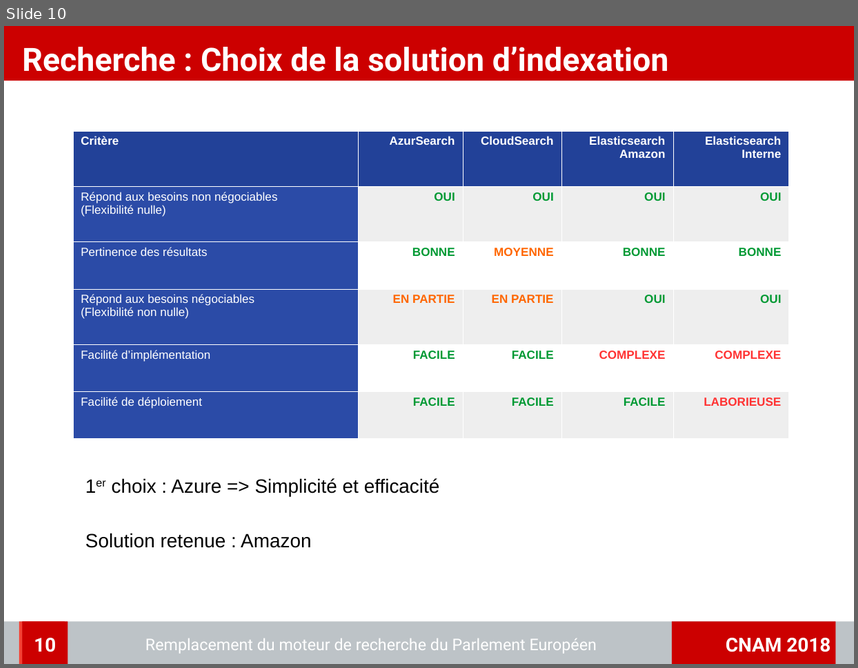
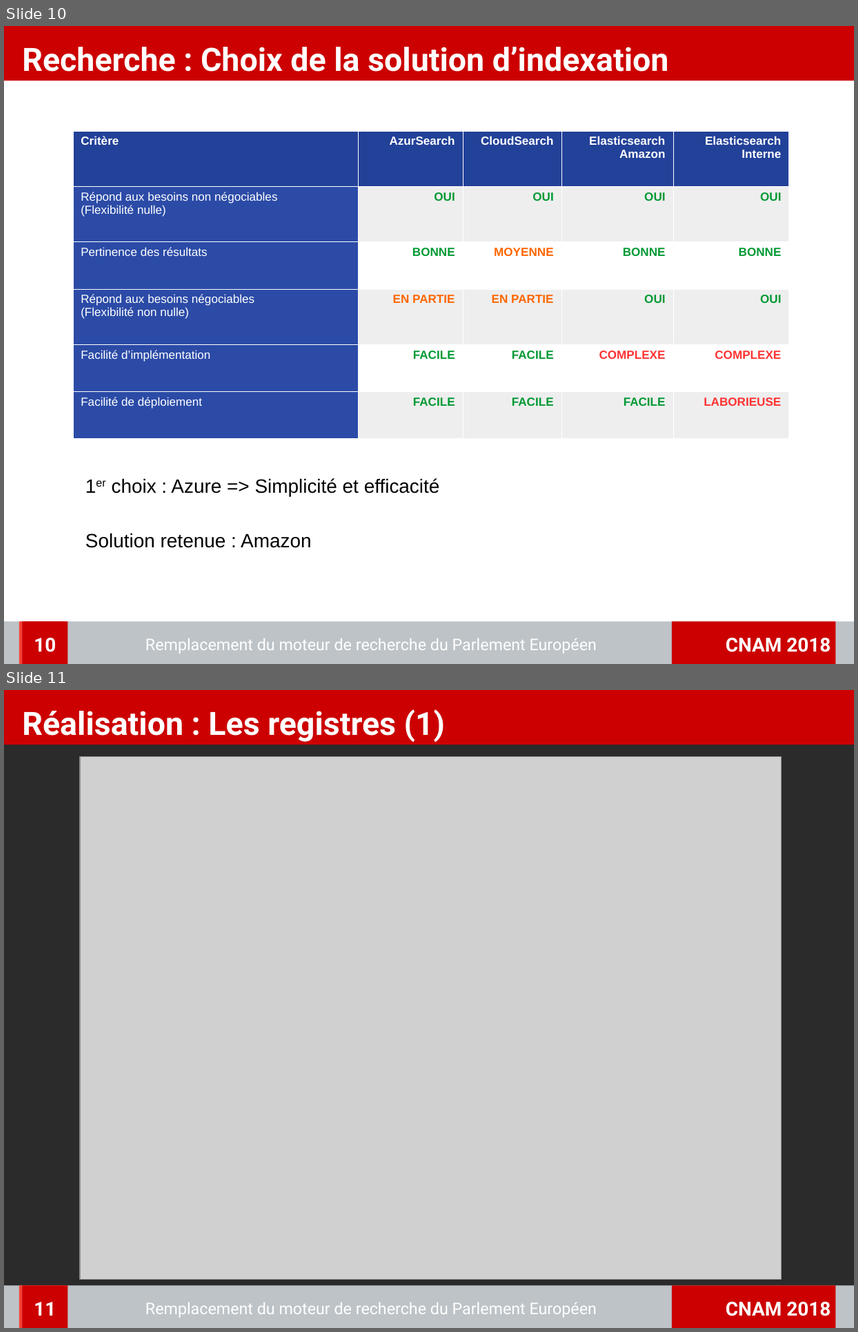
Before and after one commit to charleshuber/4tfront, a slide deck: memoire/presentation/memoire_presentation.odp. Shown one above the other, each under a label of ours: slide 10 before the commit, slides 10 and 11 after it. The pictures are 858x668 and 858x1332 pixels, drawn with LibreOffice and Linux fonts; fonts in the diff are those of the drawing; grey boxes stand for pictures; background and template pictures are left out; a plain dark background stands for a picture behind light text. Boxes give left, top, right and bottom in pixels: in the first picture for what was removed or moved away, otherwise in the second. Text is boxed around its words. In the diff, an @@ line names an element or a change of style, - is before the commit and + after.

```diff
--- a/memoire/presentation/memoire_presentation.odp
+++ b/memoire/presentation/memoire_presentation.odp
@@ slide 11 added at (4, 690, 854, 1328), background picture (left out); not listed: 4 template elements that a slide beside it also shows @@
@@ title added at (22, 709, 445, 742), 30 pt, text #FFFFFF, bold @@
+Réalisation : Les registres (1)
@@ picture added at (80, 757, 781, 1279) @@
@@ page number added at (23, 1285, 68, 1328), fill #CC0000, 18 pt, text #FFFFFF, bold @@
+11
@@ text added at (145, 1302, 597, 1317), 15 pt, text #FFFFFF @@
+Remplacement du moteur de recherche du Parlement Européen
```
Also in this commit, not shown: 1 slide changed, 7 other files.
